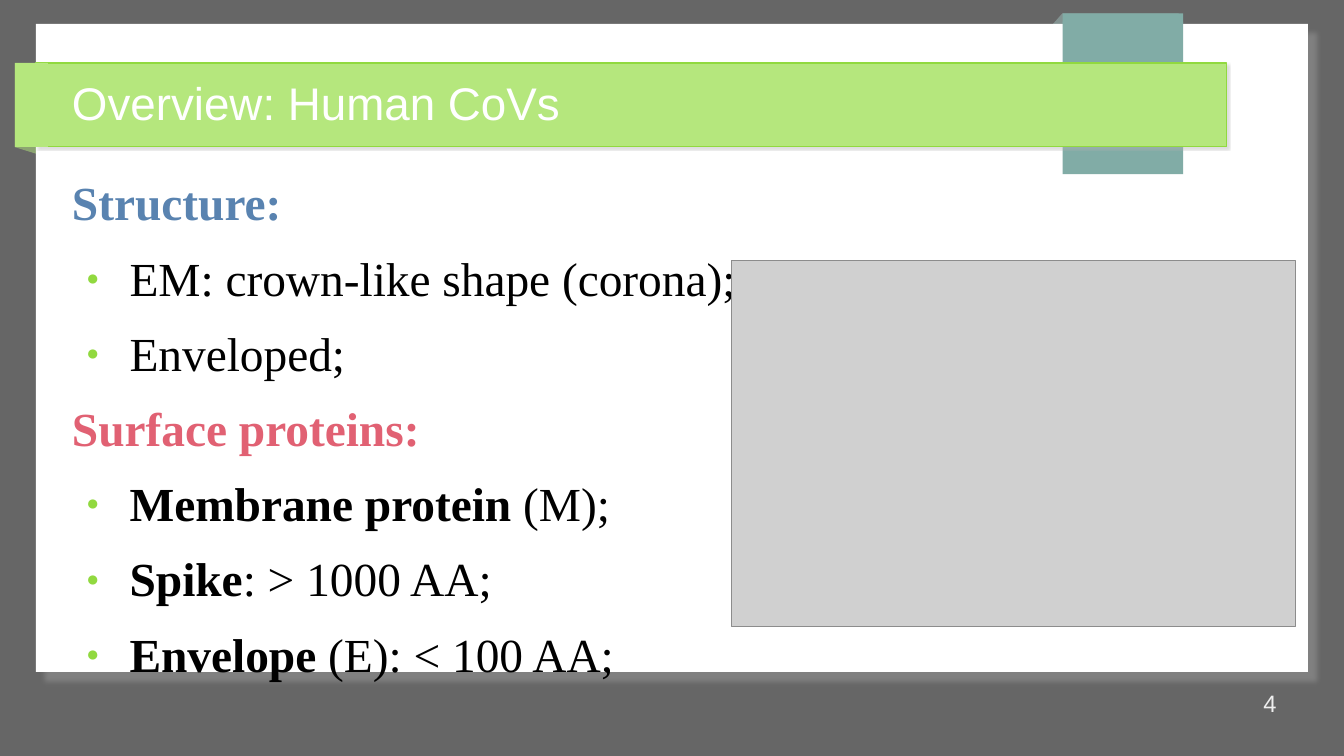
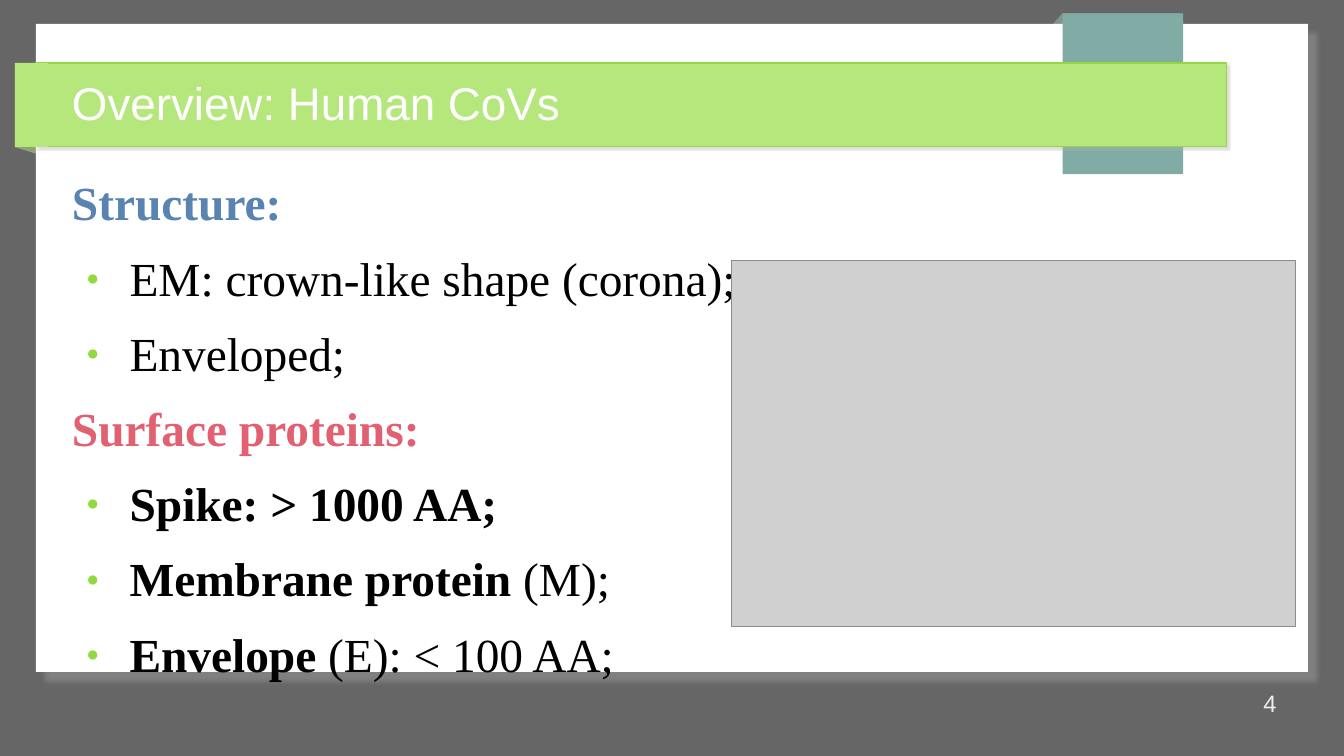
Before and after one commit to discoleo/Immunology, a slide deck: slide 4 of Lectures/SARS_Literature.odp. Drawn at 1344x756 pixels with LibreOffice and Linux fonts; fonts in the diff are those of the drawing; grey boxes stand for pictures. Boxes give left, top, right and bottom in pixels: in the first picture for what was removed or moved away, otherwise in the second. Text is boxed around its words. In the diff, an @@ line names an element or a change of style, - is before the commit and + after.

```diff
--- a/Lectures/SARS_Literature.odp
+++ b/Lectures/SARS_Literature.odp
@@ text at [130, 488, 497, 531]: paragraph added @@
+● Spike: > 1000 AA;
@@ text at [130, 563, 492, 606]: paragraph removed @@
-● Spike: > 1000 AA;
```
Also in this commit, not shown: 3 other slides changed, 1 slide added, 1 other file.
